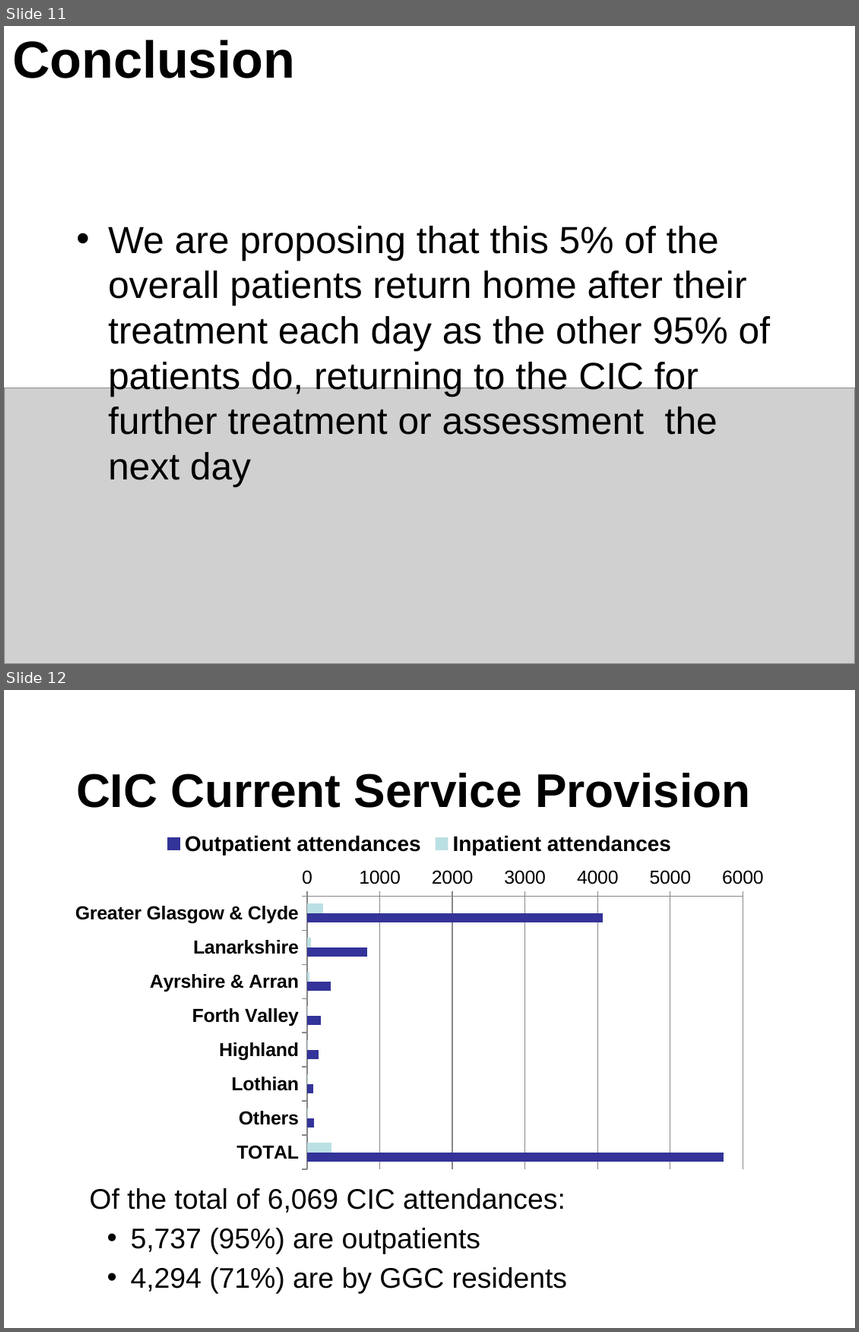
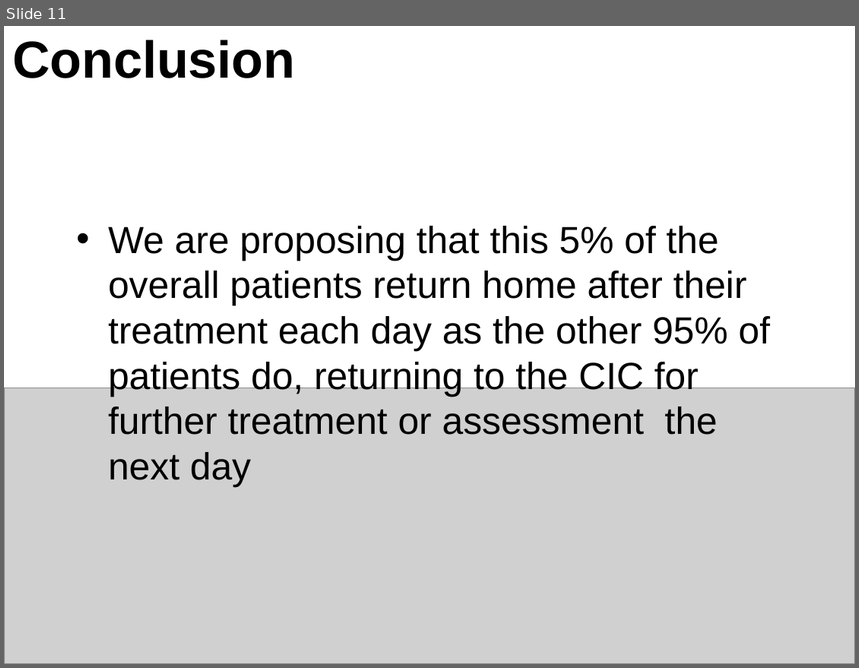
Before and after one commit to RMorton24/phs_group_project, a slide deck: Final Powerpoint presentation for 12.08.22.pptx. Shown one above the other, each under a label of ours: slides 11 and 12 before the commit, slide 11 after it. The pictures are 859x1332 and 859x668 pixels, drawn with LibreOffice and Linux fonts; fonts in the diff are those of the drawing; grey boxes stand for pictures. Boxes give left, top, right and bottom in pixels: in the first picture for what was removed or moved away, otherwise in the second. Text is boxed around its words. In the diff, an @@ line names an element or a change of style, - is before the commit and + after.

```diff
--- a/Final Powerpoint presentation for 12.08.22.pptx
+++ b/Final Powerpoint presentation for 12.08.22.pptx
@@ slide 12 removed at (4, 690, 855, 1328), background #FFFFFF @@
@@ title removed at (76, 773, 750, 808) @@
-CIC Current Service Provision
@@ bar chart removed at (61, 822, 778, 1177) @@
-categories: Greater Glasgow & Clyde, Lanarkshire, Ayrshire & Arran, Forth Valley, Highland, Lothian, Others, TOTAL
-Inpatient attendances: 200, 0, 0, 0, 0, 0, 0, 300
-Outpatient attendances: 4100, 800, 300, 200, 200, 100, 100, 5700
@@ text removed at (89, 1189, 567, 1294) @@
-Of the total of 6,069 CIC attendances:
-• 5,737 (95%) are outpatients
-• 4,294 (71%) are by GGC residents
```
Also in this commit, not shown: 1 slide added, 1 other slide removed, 1 other file.
